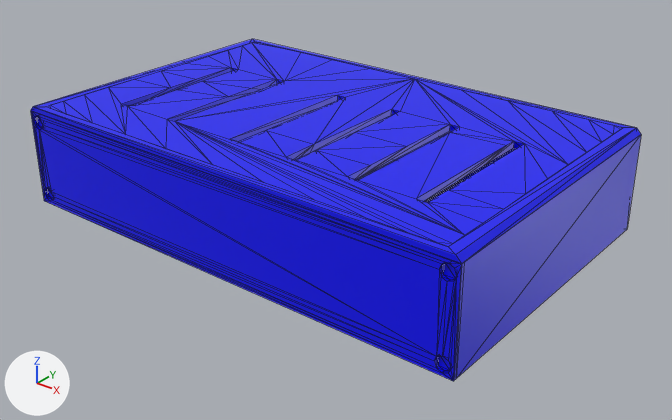
What one commit did to the glTF model demo/models/daft_box/base.glb.
The view is the same before and after, from a 50 mm camera at (0.1451, -0.1771, 0.099) aimed at (0.0052, -0.0023, -0.0094). The axes (+X, +Y, +Z) are drawn at lower left. The lights are the same throughout. Mesh edges are drawn as thin lines.

Objects in the first picture: 'DaftBoxBase'.
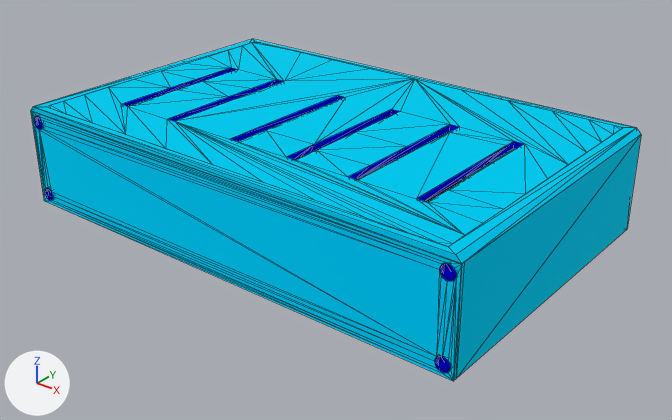
Where the change shows, as pixel boxes [x1, y1, x2, y2] in the pictures (672 x 420 px):
'DaftBoxBase', recoloured (blue to cyan): [31, 39, 641, 381] in both

The change, as a diff of the scene's bpy script:
```diff
--- a/demo/models/daft_box/base.glb.py
+++ b/demo/models/daft_box/base.glb.py
@@ mat_toydrum @@
+mat_toydrum = bpy.data.materials.new('ToyDrum')
+mat_toydrum.use_nodes = True; mat_toydrum.node_tree.nodes.clear()
+_N = mat_toydrum.node_tree.nodes; _L = mat_toydrum.node_tree.links
+n0 = _N.new('ShaderNodeBsdfPrincipled'); n0.name = 'Principled BSDF'
+n0.inputs[1].default_value = 1.0  # 'Metallic'
+n0.inputs[2].default_value = 1.0  # 'Roughness'
+n1 = _N.new('ShaderNodeOutputMaterial'); n1.name = 'Material Output'
+n2 = _N.new('ShaderNodeVertexColor'); n2.name = 'Color Attribute'
+_L.new(n0.outputs[0], n1.inputs[0])  # 'BSDF' to 'Surface'
+_L.new(n2.outputs[0], n0.inputs[0])  # 'Color' to 'Base Color'
@@ me_cube_010 @@
 me_cube_010.from_pydata(...)  # 218 vertices, 341 faces; spans x -0.0677..0.0677, y -0.0428..0.0428, z -0.0133..0.015
-me_cube_010.materials.append(mat_svgmat_028)
+me_cube_010.materials.append(mat_toydrum)
```
